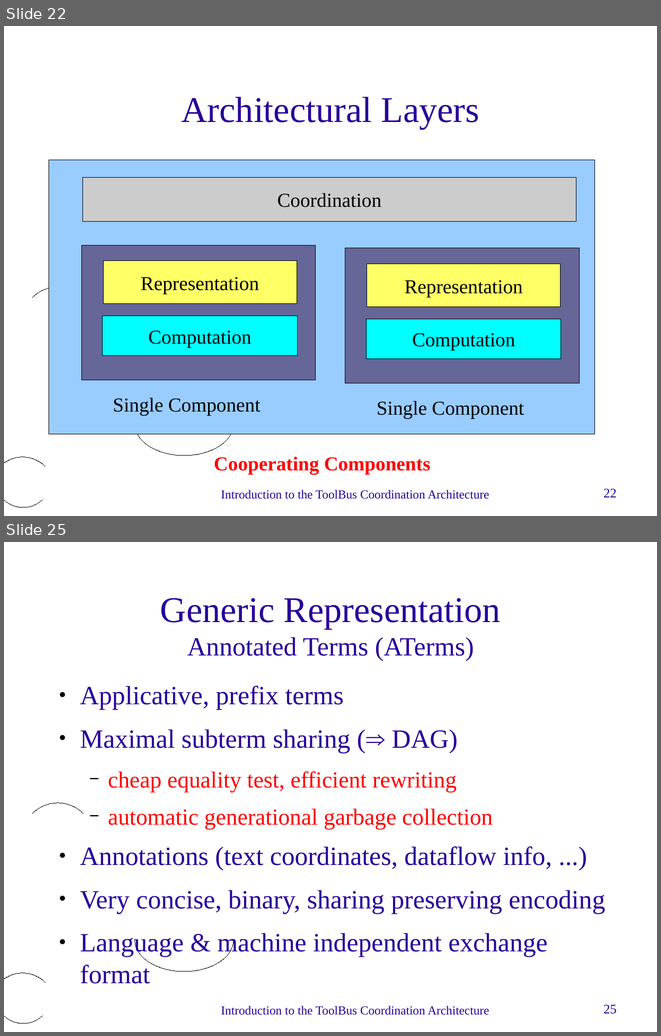
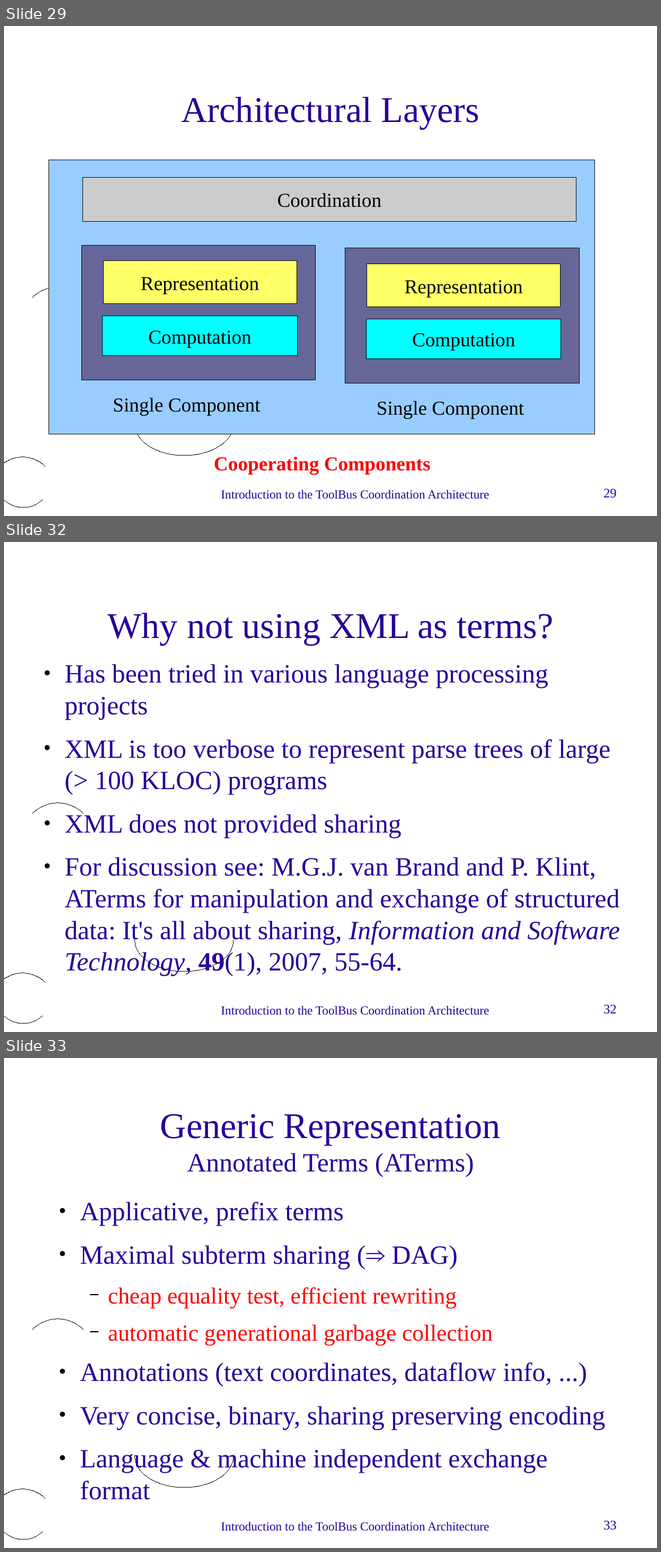
Before and after one commit to cwi-swat/meta-environment, a slide deck: meta-doc/technology/toolbus-intro/toolbus-intro.odp. Shown one above the other, each under a label of ours: slides 22 and 25 before the commit, slides 29, 32 and 33 after it; the slides between them are not shown. The pictures are 661x1036 and 661x1552 pixels, drawn with LibreOffice and Linux fonts; fonts in the diff are those of the drawing; background and template pictures are left out. Boxes give left, top, right and bottom in pixels: in the first picture for what was removed or moved away, otherwise in the second. Text is boxed around its words. In the diff, an @@ line names an element or a change of style, - is before the commit and + after.

```diff
--- a/meta-doc/technology/toolbus-intro/toolbus-intro.odp
+++ b/meta-doc/technology/toolbus-intro/toolbus-intro.odp
@@ slide 32 added at bbox=[4, 542, 657, 1032], background #FFFFFF; not listed: 6 template elements that a slide beside it also shows @@
@@ title added at bbox=[107, 612, 554, 645], 44 pt, text #280099 @@
+Why not using XML as terms?
@@ text added at bbox=[64, 664, 620, 976], 32 pt, text #280099 @@
+● Has been tried in various language processing projects
+● XML is too verbose to represent parse trees of large (> 100 KLOC) programs
+● XML does not provided sharing
+● For discussion see: M.G.J. van Brand and P. Klint, ATerms for manipulation and exchange of structured data: It's all about sharing, Information and Software Technology, 49(1), 2007, 55-64.
@@ what was slide 22 is now slide 29 @@
@@ page number at bbox=[603, 488, 617, 498]: text changed @@
-22
+29
@@ what was slide 25 is now slide 33 @@
@@ page number at bbox=[603, 1520, 617, 1530]: text changed @@
-25
+33
```
Also in this commit, not shown: 29 slides changed, 68 other slides added, 5 slides removed, 1 other file.
